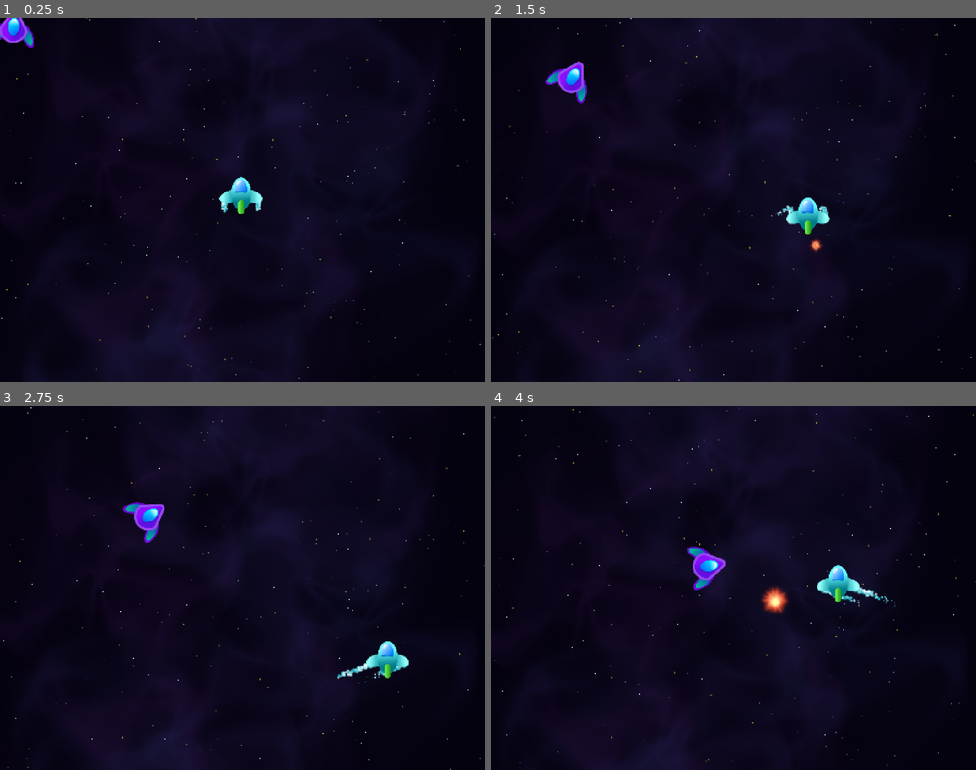
Above: before the commit, frames 1-4 (two rows, left to right).
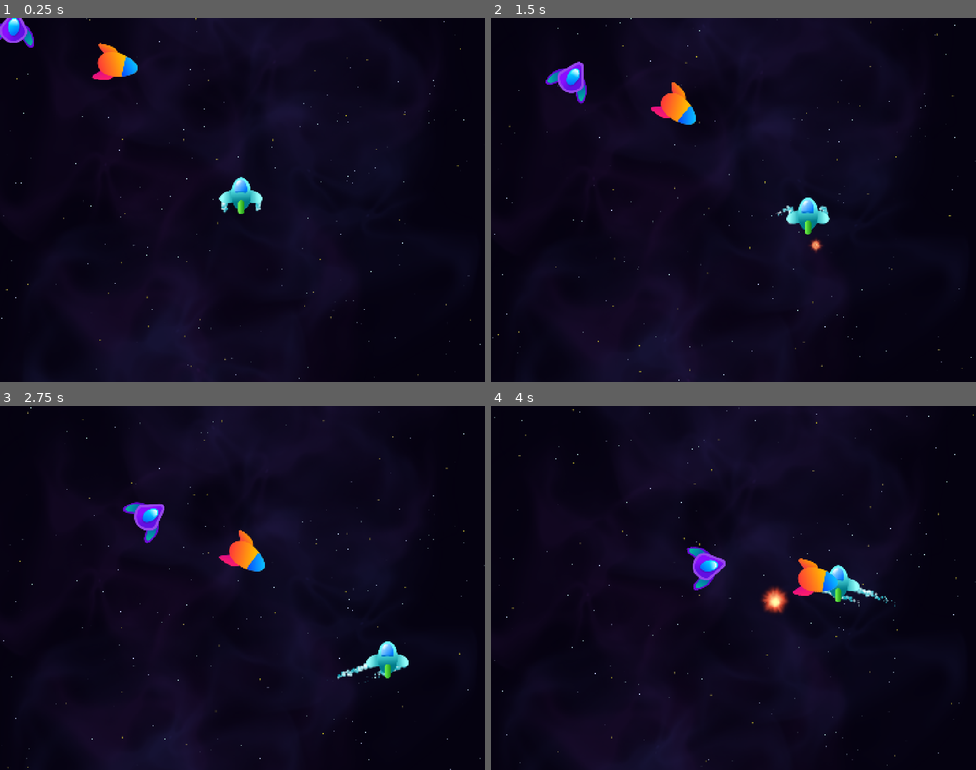
Above: after the commit, the same moments.

Repository: DaveM7788/space-ace-46
Game: Godot game, scene res://Scenes/Level/level.tscn
Same seed, same stepped clock (60 frames per second), same inputs: the game is played once before the commit and once after it. Sound files missing from this copy of the repository are replaced by a short silence.
Inputs:
- Up to frame 1 (0.25 s): no input
- Up to frame 2 (1.5 s): hold D (right) 0.53-1.28 s; hold T (test) 0.53-1.28 s; hold S (down) from 1.28 s (still down); tap T (test) at 1.35 s
- Up to frame 3 (2.75 s): release S (down) at 2.03 s; hold D (right) from 2.03 s (still down); hold T (test) from 2.03 s (still down)
- Up to frame 4 (4 s): release D (right) at 2.78 s; release T (test) at 2.78 s; hold W (up) 2.78-3.53 s; tap T (test) at 2.85 s; hold A (left) from 3.53 s (still down); hold T (test) from 3.53 s (still down)

The runs differ from the first frame. In frame 1, 0.6% of the frame differs, in the area x 18-29%, y 6-17%; in frame 2, 0.6%; in frame 3, 0.6%; in frame 4, 0.6%.

Commit message:
homing mover
homing missle

Diff:
--- /dev/null
+++ b/Components/Movement/homing_mover.tscn
@@ -0,0 +1,6 @@
+[gd_scene format=3 uid="uid://bnv6ltn0gj4lo"]
+
+[ext_resource type="Script" uid="uid://ctbxjsahfiknh" path="res://homing_mover.gd" id="1_1gscl"]
+
+[node name="HomingMover" type="Node" unique_id=1277661829]
+script = ExtResource("1_1gscl")
--- a/Components/Movement/targeted_mover.gd
+++ b/Components/Movement/targeted_mover.gd
@@ -1,12 +1,17 @@
 class_name TargetedMover extends Mover
 
 @export var target_group: String = "player"
+var _target: Node2D
+
+
+func _ready() -> void:
+	_target = get_tree().get_first_node_in_group(target_group)
+	super()
 
 
 func setup_velocity() -> void:
-	var target: Node2D = get_tree().get_first_node_in_group(target_group)
-	assert(target, "TargetedMover has no target!")
-	if target:
+	assert(_target, "TargetedMover has no target!")
+	if _target:
 		_velocity = speed * _parent.global_position.direction_to(
-			target.global_position
+			_target.global_position
 		)
--- a/Scenes/Level/level.tscn
+++ b/Scenes/Level/level.tscn
@@ -6,6 +6,8 @@
 [ext_resource type="PackedScene" uid="uid://citap8ee16686" path="res://Scenes/Explosion/enemy_laser_explosion.tscn" id="4_06ioy"]
 [ext_resource type="Texture2D" uid="uid://dprqbgn7s2x1i" path="res://Assets/Images/Enemy1.png" id="5_7i4w6"]
 [ext_resource type="PackedScene" uid="uid://dmu6e53qscsqx" path="res://Components/Movement/targeted_mover.tscn" id="6_q8n36"]
+[ext_resource type="Texture2D" uid="uid://cwglbn1jaqif5" path="res://Assets/Images/HomingMissile.png" id="7_362x8"]
+[ext_resource type="PackedScene" uid="uid://bnv6ltn0gj4lo" path="res://Components/Movement/homing_mover.tscn" id="8_43gce"]
 
 [node name="Level" type="Node" unique_id=308442174]
 
@@ -23,3 +25,14 @@
 [node name="TargetedMover" parent="Sprite2D" unique_id=330648302 instance=ExtResource("6_q8n36")]
 speed = 200.0
 rotation_speed_degrees = 20.0
+
+[node name="Node2D" type="Node2D" parent="." unique_id=934753438]
+position = Vector2(296, 134)
+
+[node name="Sprite2D" type="Sprite2D" parent="Node2D" unique_id=989298416]
+rotation = 1.5707964
+texture = ExtResource("7_362x8")
+
+[node name="HomingMover" parent="Node2D" unique_id=1277661829 instance=ExtResource("8_43gce")]
+speed = 200.0
+rotation_speed_degrees = 45.0
--- /dev/null
+++ b/homing_mover.gd
@@ -0,0 +1,13 @@
+class_name HomingMover extends TargetedMover
+
+
+func _physics_process(delta: float) -> void:
+	var angle_to_target := _parent.transform.x.angle_to(
+		_parent.global_position.direction_to(_target.global_position)
+	)
+	var step: float = min(
+		abs(angle_to_target),
+		deg_to_rad(rotation_speed_degrees) * delta
+	)
+	_parent.rotate(step * sign(angle_to_target))
+	_parent.position += _parent.transform.x * speed * delta
Not shown, added: homing_mover.gd.uid
